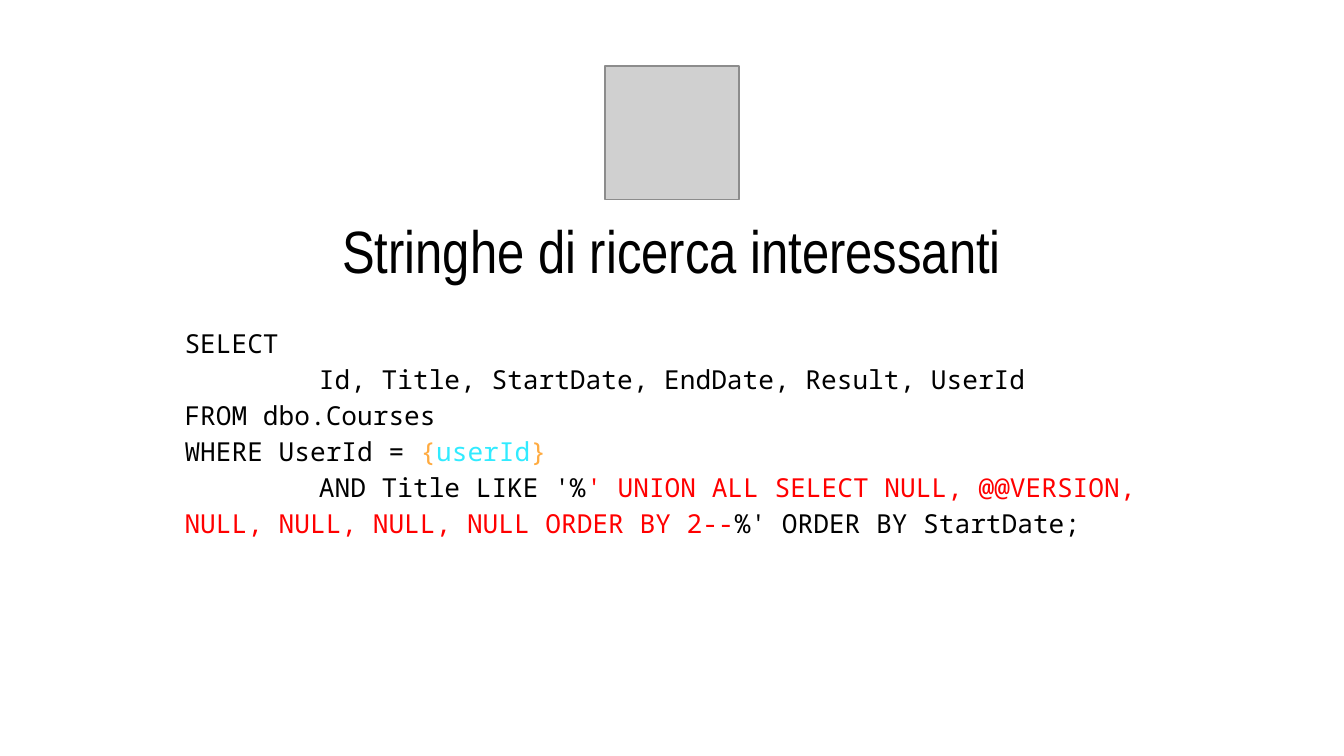
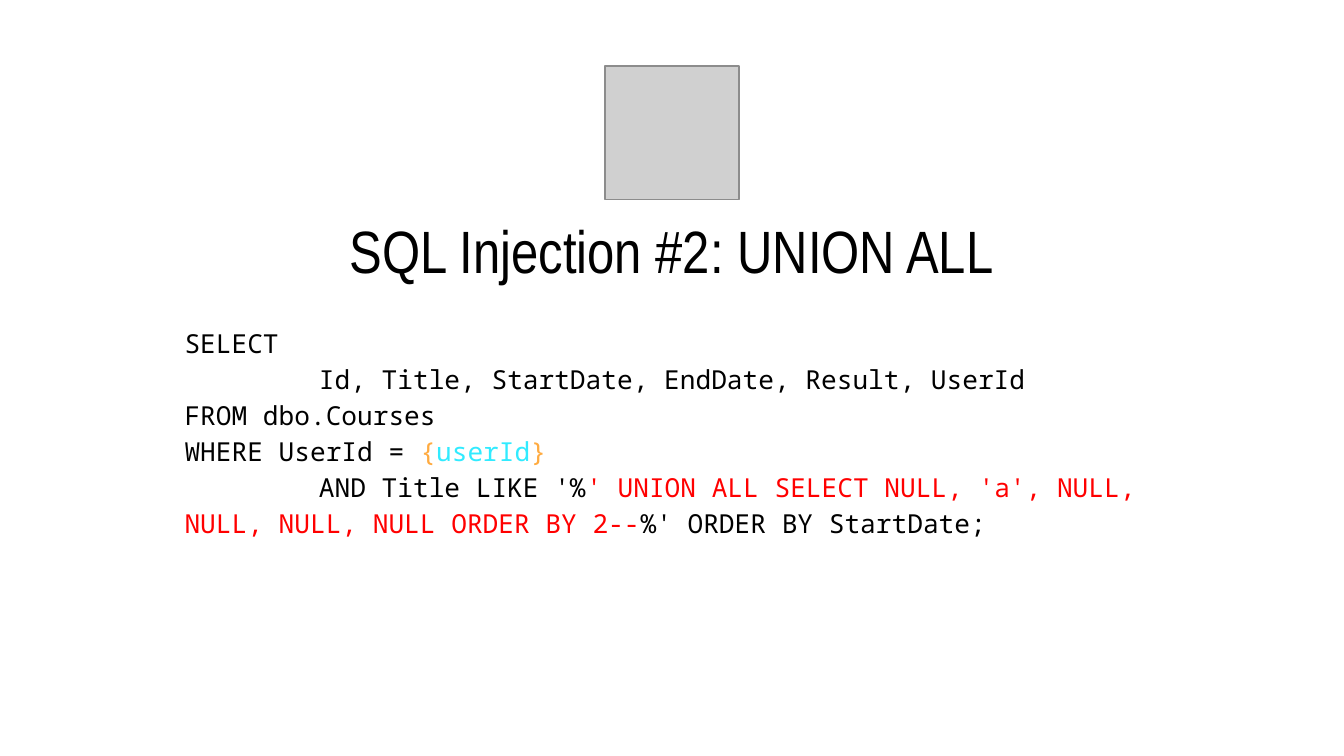
Before and after one commit to CodicePlastico/BibeCatalogue, a slide deck: slide 9 of 2025-10-21.PirlOverflow - SQL Injection crash(ed) course.pptx. Drawn at 1344x756 pixels with LibreOffice and Linux fonts; fonts in the diff are those of the drawing; grey boxes stand for pictures; background and template pictures are left out. Boxes give left, top, right and bottom in pixels: in the first picture for what was removed or moved away, otherwise in the second. Text is boxed around its words. In the diff, an @@ line names an element or a change of style, - is before the commit and + after.

```diff
--- a/2025-10-21.PirlOverflow - SQL Injection crash(ed) course.pptx
+++ b/2025-10-21.PirlOverflow - SQL Injection crash(ed) course.pptx
@@ title at [350, 229, 993, 285]: text changed @@
-Stringhe di ricerca interessanti
+SQL Injection #2: UNION ALL
@@ title at [185, 334, 1135, 537]: text changed @@
-SELECT
-Id, Title, StartDate, EndDate, Result, UserId
-FROM dbo.Courses
-WHERE UserId = {userId}
-AND Title LIKE '%' UNION ALL SELECT NULL, @@VERSION, NULL, NULL, NULL, NULL ORDER BY 2--%' ORDER BY StartDate;
+SELECT
+Id, Title, StartDate, EndDate, Result, UserId
+FROM dbo.Courses
+WHERE UserId = {userId}
+AND Title LIKE '%' UNION ALL SELECT NULL, 'a', NULL, NULL, NULL, NULL ORDER BY 2--%' ORDER BY StartDate;
```
Also in this commit, not shown: 23 other slides changed, 4 slides added, 6 other files.
